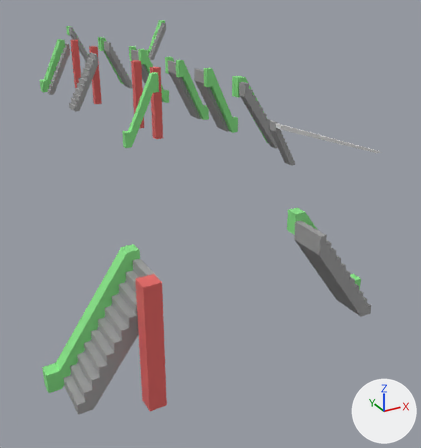
The FBX model Assets/Models/2F-1F.fbx as it was, and as the next commit left it.
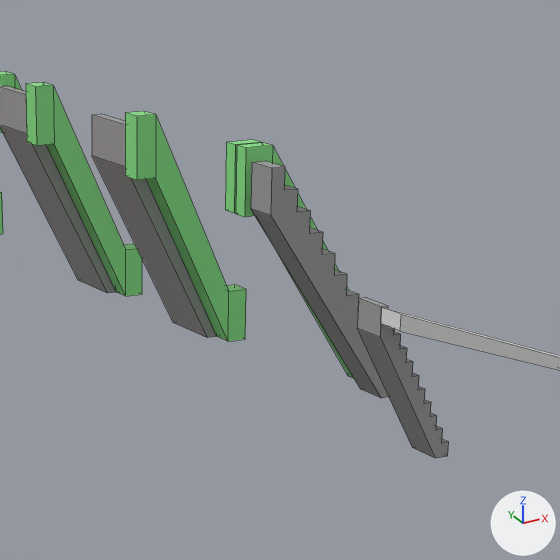
Each version is shown from a 50 mm lens placed at (-113.1, -151.4, 19.1), pointed at (-57.7, -50.7, -31.3), then close up on the part from 40% to 78% of the width and 8% to 43% of the height. The axes (+X, +Y, +Z) are drawn at lower right. The lights are the same throughout. The older version's two pictures come first. The close-ups show mesh edges as thin lines. Where no turn or scale is listed for an object, it has been applied to the vertices.

The older version as bpy lines, for what is in view:
```python
me_立方体_027 = bpy.data.meshes.new('立方体.027')
me_立方体_027.from_pydata(...)  # 16 vertices, 14 faces; spans x -594.0..626.0, y -850.0..838.0, z -56.0..56.0
me_立方体_027.materials.append(mat_エスカレーター)  # green #89e789
me_立方体_031 = bpy.data.meshes.new('立方体.031')
me_立方体_031.from_pydata([(-13.9, -1.0, 4.2), (-13.9, -1.0, 5.2), (-13.9, 1.0, 4.2), (-13.9, 1.0, 5.2), (13.6, -1.0, -4.8), (15.3, -1.0, -4.8), (13.6, 1.0, -4.8), (15.3, 1.0, -4.8)], [], [(0, 1, 3, 2), (2, 3, 7, 6), (6, 7, 5, 4), (4, 5, 1, 0), (2, 6, 4, 0), (7, 3, 1, 5)])
me_立方体_041 = bpy.data.meshes.new('立方体.041')
me_立方体_041.from_pydata(...)  # 16 vertices, 14 faces; spans x -447.0..468.0, y -848.0..840.0, z -84.0..84.0
me_立方体_041.materials.append(mat_エスカレーター)  # green #89e789
ob_エスカレーター_008 = bpy.data.objects.new('エスカレーター.008', me_立方体_027)
ob_エスカレーター_008.location = (-37.45, -35.56, -12.0)
ob_エスカレーター_008.rotation_euler = (1.571, 0.0, -0.000213)  # degrees (90, 0, -0)
ob_エスカレーター_008.scale = (0.01, 0.01, 0.01)
ob_エスカレーター_014 = bpy.data.objects.new('エスカレーター.014', me_立方体_041)
ob_エスカレーター_014.location = (-38.92, -22.07, -12.02)
ob_エスカレーター_014.rotation_euler = (1.571, 0.0, -0.000213)  # degrees (90, 0, -0)
ob_エスカレーター_014.scale = (0.01, 0.01, 0.01)
ob_スロープ = bpy.data.objects.new('スロープ', me_立方体_031)
ob_スロープ.location = (-29.45, -53.99, -15.66)
# also in view: '階段.007' at (-37.9, -39.4, -12.5); '階段.008' at (-40.6, -51.8, -15.5); '階段.011' at (-39.3, -2.7, -12.5); '階段.013' at (-39.3, -18.7, -12.5); 'エスカレーター.012' at (-38.8, -6.1, -12.1)
```
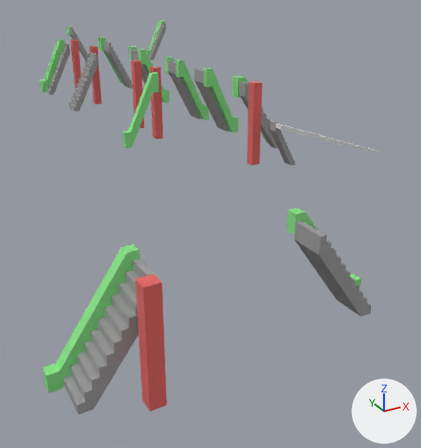
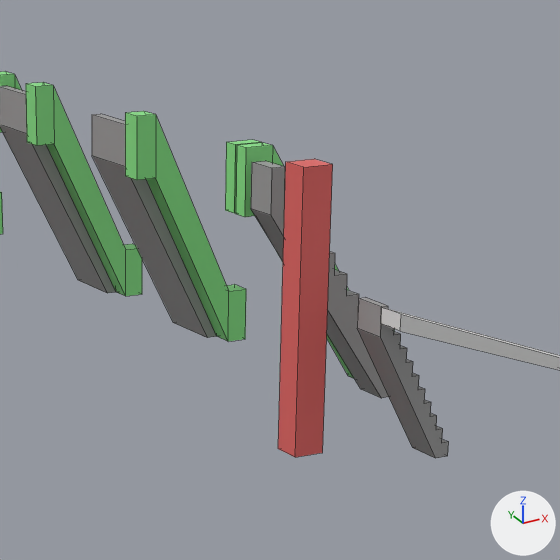
Where the newer file only moved an object's origin or applied its transform, the numbers keep the older frame.

The change, as a list of edits to the scene's bpy script:
```text
Add me_立方体_049:
    me_立方体_049.from_pydata(...)  # a box spanning x -1.0..1.0, y -1.0..1.0, z -8.8..8.8
    me_立方体_049.materials.append(mat_エレベーター)  # red #e76663
Add ob_エレベーター:
    ob_エレベーター = bpy.data.objects.new('エレベーター', me_立方体_049)
    ob_エレベーター.location = (-45.3, -47.7, -11.66)
```

Where the change shows, as pixel boxes (x1, y1, x2, y2) in the close-ups (560 x 560 px):
'エレベーター', added (red)
    after: (278, 159, 333, 457)
